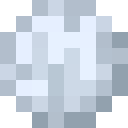
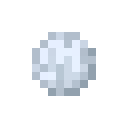
Comparing the layer stacks of the two 128px x 128px images. Changes:
painted on "Layer 4" over (0, 0, 128, 128)
added layer "Layer 5" over (8, 8, 128, 128)
